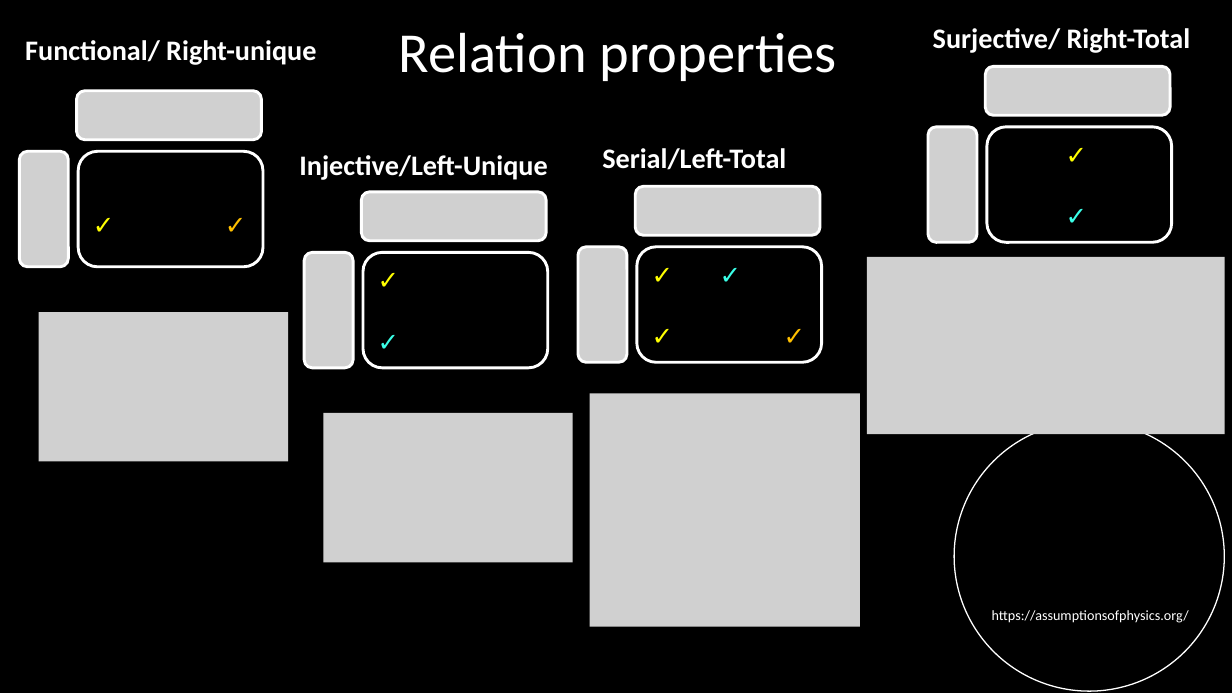
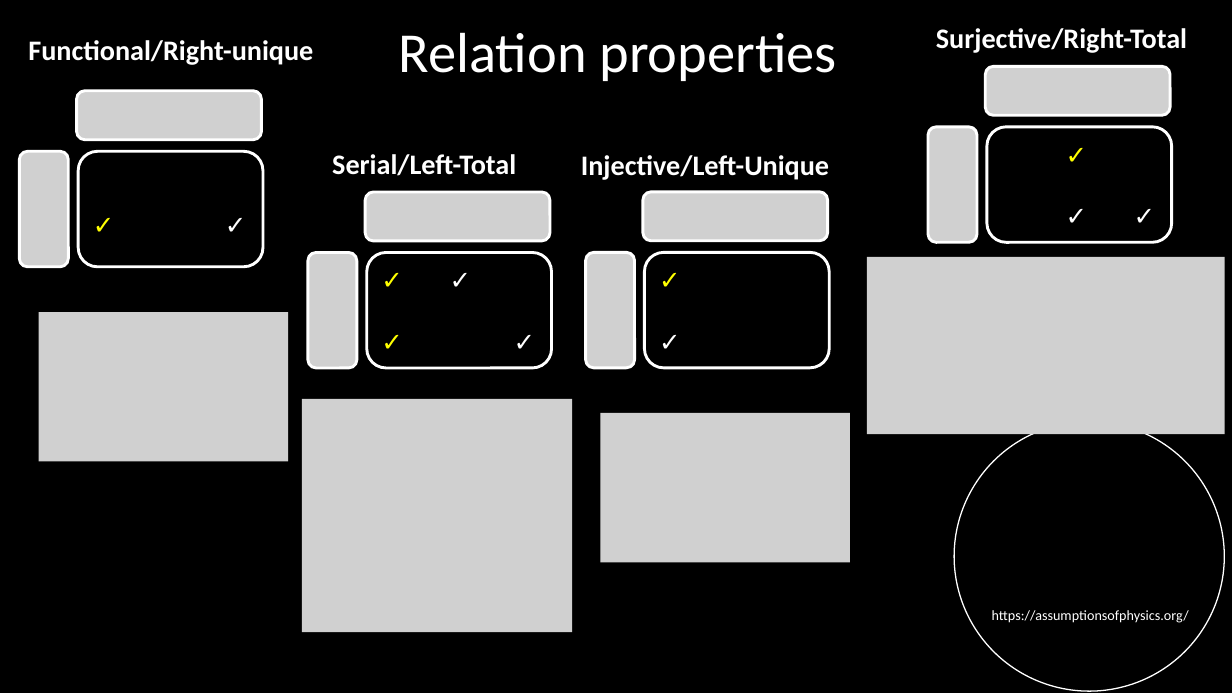
Before and after one commit to assumptionsofphysics/slides, a slide deck: slide 9 of Set Theory 112623.pptx. Drawn at 1232x693 pixels with LibreOffice and Linux fonts; fonts in the diff are those of the drawing; grey boxes stand for pictures; background and template pictures are left out. Boxes give left, top, right and bottom in pixels: in the first picture for what was removed or moved away, otherwise in the second. Text is boxed around its words. In the diff, an @@ line names an element or a change of style, - is before the commit and + after.

```diff
--- a/Set Theory 112623.pptx
+++ b/Set Theory 112623.pptx
@@ text at box(936, 28, 1187, 53): spaces changed @@
-Surjective/ Right-Total
+Surjective/Right-Total
@@ text at box(28, 40, 313, 65): spaces changed @@
-Functional/ Right-unique
+Functional/Right-unique
@@ text "Serial/Left-Total": place and size @@
-text "Serial/Left-Total" at box(602, 148, 786, 170)
+text "Serial/Left-Total" at box(332, 154, 516, 176)
@@ text "Injective/Left-Unique": place and size @@
-text "Injective/Left-Unique" at box(299, 155, 547, 180)
+text "Injective/Left-Unique" at box(581, 155, 829, 180)
@@ text in rounded rectangle at box(987, 127, 1172, 242): text changed; text colour #3BFFE8 to #FFFFFF @@
-✓
+✓ ✓
@@ rounded rectangle "✓ ✓" at box(79, 152, 263, 267): text colour #FFC000 to #FFFFFF in "✓" @@
@@ picture: place and size @@
-picture at box(361, 192, 546, 241)
+picture at box(365, 192, 550, 241)
@@ picture: place and size @@
-picture at box(636, 187, 821, 236)
+picture at box(643, 192, 828, 241)
@@ picture: place and size @@
-picture at box(304, 252, 353, 368)
+picture at box(308, 252, 357, 368)
@@ rounded rectangle "✓ ✓": place and size @@
-rounded rectangle "✓ ✓" at box(637, 247, 822, 362)
+rounded rectangle "✓ ✓" at box(367, 252, 552, 368)
@@ rounded rectangle "✓ ✓" at box(367, 252, 552, 368): text colour #3BFFE8 to #FFFFFF, text colour #FFC000 to #FFFFFF in "✓" @@
@@ picture: place and size @@
-picture at box(579, 247, 628, 362)
+picture at box(586, 252, 635, 368)
@@ rounded rectangle "✓": place and size @@
-rounded rectangle "✓" at box(363, 252, 548, 368)
+rounded rectangle "✓" at box(644, 252, 829, 368)
@@ rounded rectangle "✓" at box(644, 252, 829, 368): text colour #3BFFE8 to #FFFFFF in "✓" @@
@@ picture: place and size @@
-picture at box(323, 413, 573, 563)
+picture at box(302, 399, 573, 632)
@@ picture: place and size @@
-picture at box(590, 394, 860, 627)
+picture at box(601, 413, 850, 563)
```
Also in this commit, not shown: 3 other slides changed.
